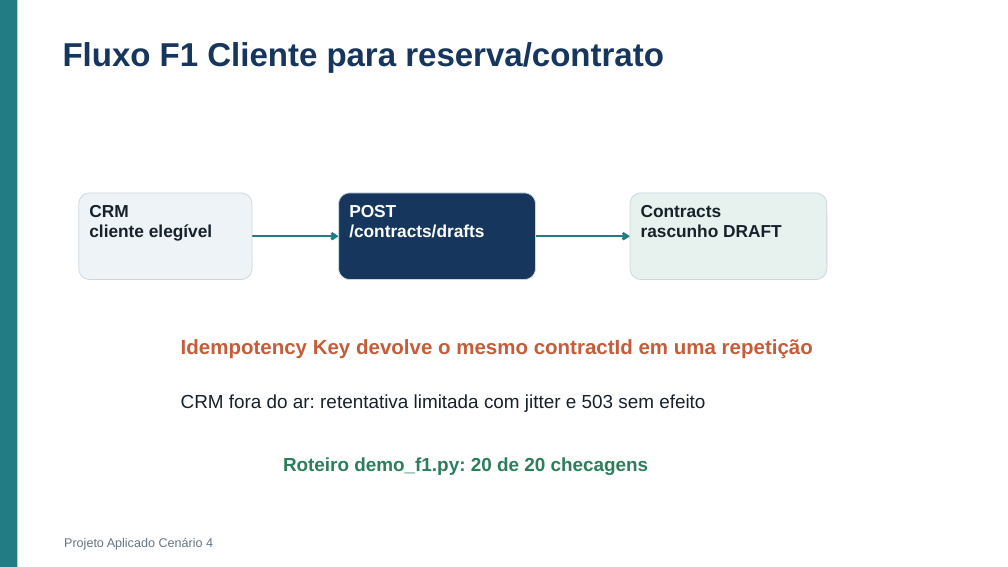
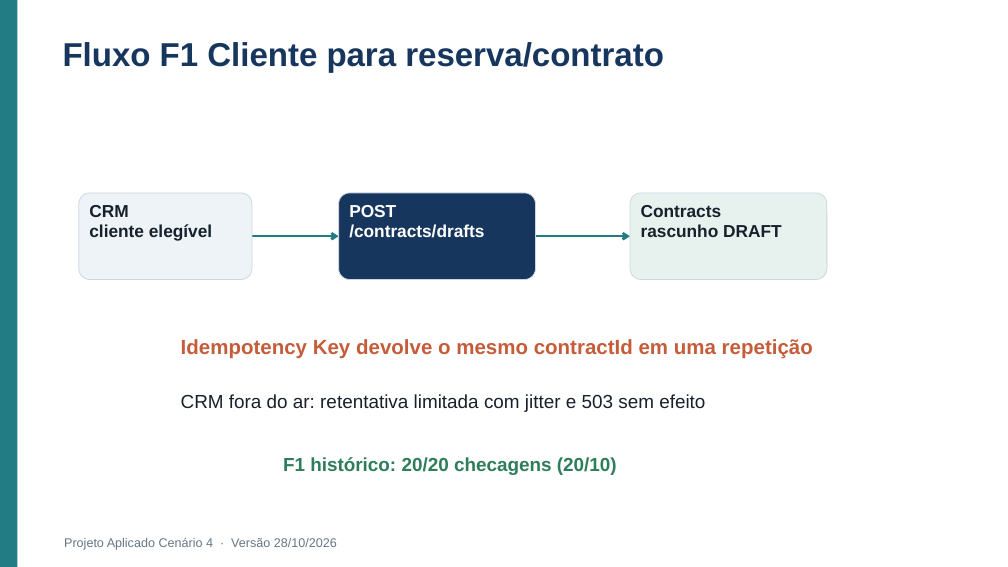
Before and after one commit to Roger-Quinelato/projetoAplicado7, a slide deck: slide 10 of output/Apresentacao_Cenario_4.pptx. Drawn at 1008x567 pixels with LibreOffice and Linux fonts; fonts in the diff are those of the drawing. Boxes give left, top, right and bottom in pixels: in the first picture for what was removed or moved away, otherwise in the second. Text is boxed around its words. In the diff, an @@ line names an element or a change of style, - is before the commit and + after.

```diff
--- a/output/Apresentacao_Cenario_4.pptx
+++ b/output/Apresentacao_Cenario_4.pptx
@@ text at box(283, 457, 617, 475): text changed @@
-Roteiro demo_f1.py: 20 de 20 checagens
+F1 histórico: 20/20 checagens (20/10)
@@ text at box(64, 538, 337, 550): text changed @@
-Projeto Aplicado Cenário 4
+Projeto Aplicado Cenário 4 · Versão 28/10/2026
```
Also in this commit, not shown: 15 other slides changed, 2 slides added, 2 slides removed, 31 other files.
